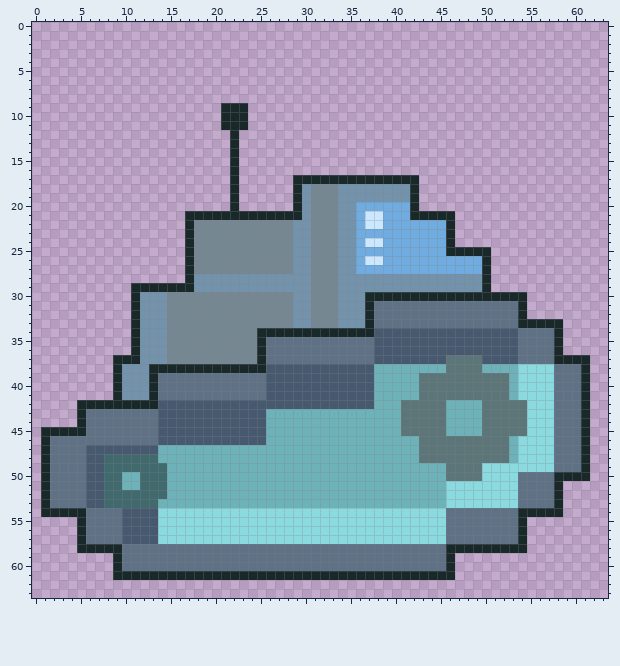
Edited in one commit: pixel-art sprite (assets/apparatus.png). The picture above is the old version.
The file is 64x64 pixels.
After:
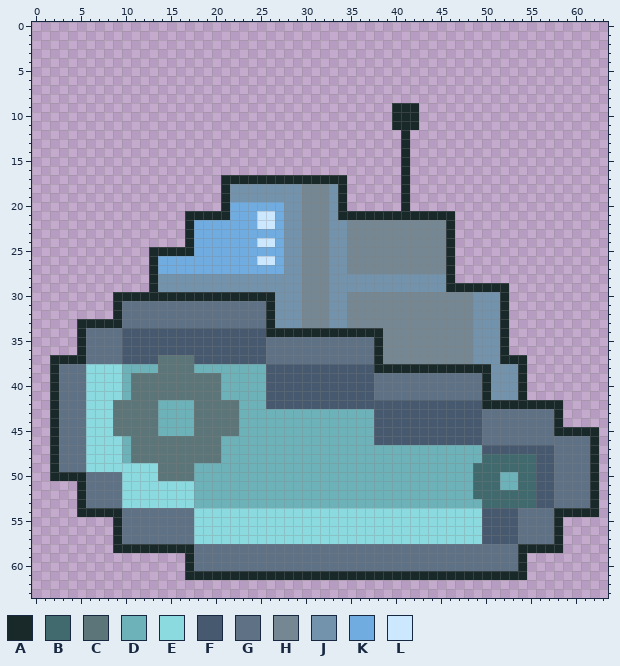
Palette (. is transparent): A #19292a  B #416a6e  C #5c7578  D #6db2b8  E #8bdae0  F #47596e  G #5f7185  H #758792  J #7392ac  K #70ace0  L #cce8ff
What changed:
Changed rows in their new state; - is an unchanged pixel.
first column x 1:
 9 --------------------...----------------AAA--------------------
10 --------------------...----------------AAA--------------------
11 --------------------...----------------AAA--------------------
12 ---------------------.------------------A---------------------
13 ---------------------.------------------A---------------------
14 ---------------------.------------------A---------------------
15 ---------------------.------------------A---------------------
16 ---------------------.------------------A---------------------
17 --------------------A-AAAAAA------......-.--------------------
18 --------------------AJJJJJJJJH--JA......A.--------------------
19 --------------------AJJJJJJJJH--JA......A.--------------------
20 --------------------AKKKKKKJJH--JA......A.--------------------
21 ---------------------KKKLLKJJH--JAAAAAAAA---------------------
22 -----------------KKKKKKKLLKJ-H--J-HHHHHHHHHHH-----------------
23 -----------------KKKKKKKKKKJ-H--J-HHHHHHHHHHH-----------------
24 -----------------KKKKKKKLLKJ-H--J-HHHHHHHHHHH-----------------
25 ------------AAAA-KKKKKKKKKKJ-H--J-HHHHHHHHHHH-....------------
26 ------------AKKKKKKKKKKKLLKJ-H--J-HHHHHHHHHHHA....------------
27 ------------AKKKKKKKKKKKKKKJ-H--J-HHHHHHHHHHHA....------------
28 ------------AJJJJ------------H--J------------A....------------
29 ----------..-JJJJ------------H--J------------AAAA-AA----------
30 --------AA-AAAAAAAAAAAAAAAJJ-H--J-HHHHHHHHHHHHHHJJJ-..--------
31 --------AGGGGGGGGGGGGGGGGAJJ-H--J-HHHHHHHHHHHHHHJJJA..--------
32 --------AGGGGGGGGGGGGGGGGAJJ-H--J-HHHHHHHHHHHHHHJJJA..--------
33 ----AAAAAGGGGGGGGGGGGGGGGAJJ-H--J-HHHHHHHHHHHHHHJJJA......----
34 ----AGGGGFFFFFFFFFFFFFFFF------------AHHHHHHHHHHJJJA......----
35 ----AGGGGFFFFFFFFFFFFFFFF------------AHHHHHHHHHHJJJA......----
36 ----AGGGGFFFFFFFFFFFFFFFF------------AHHHHHHHHHHJJJA......----
37 -AAAAGGGGFFFFCCCCFFFFFFFF------------AHHHHHHHHHHJJJAAA.......-
38 -AGGGEEEEDDDDCCCCDDDDDDDD------------AAAAAAAAAAAAAJJJA.......-
39 -AGGGEEEEDCCCCCCCCCCDDDDD------------GGGGGGGGGGGGAJJJA.......-
40 -AGGGEEEEDCCCCCCCCCCDDDDD------------GGGGGGGGGGGGAJJJA.......-
41 -AGGGEEEEDCCCCCCCCCCDDDDD------------GGGGGGGGGGGGAJJJA.......-
42 -AGGGEEECCCCCDDDDCCCCCDDD------------FFFFFFFFFFFFAAAAAAAAA...-
43 -AGGGEEECCCCCDDDDCCCCCDDD------------FFFFFFFFFFFFGGGGGGGGA...-
44 -AGGGEEECCCCCDDDDCCCCCDDD------------FFFFFFFFFFFFGGGGGGGGA...-
45 .-GGGEEECCCCCDDDDCCCCCDDD------------FFFFFFFFFFFFGGGGGGGGAAA-A
46 .A---EEEEDCCCCCCCCCCDDDDD------------FFFFFFFFFFFFGGGGGGGG---GA
47 .A---EEEEDCCCCCCCCCC----------------------DDDDDDDFFFFFFFF---GA
48 .A---EEEEDCCCCCCCCCC----------------------DDDDDDDBBBBBBFF---GA
49 .A---EEEEEEEECCCC----------------------------DDDBBBBBBBFF---GA
50 .AAAAGGGGEEEECCCC----------------------------DDDBBBDDBBFFGGGGA
51 ....AGGGGEEEEEEEE----------------------------DDDBBBDDBBFFGGGGA
52 ....AGGGGEEEEEEEE----------------------------DDDBBBBBBBFFGGGGA
53 ....AGGGGEEEEEEEE----------------------------DDDDBBBBBBFFGGGGA
54 ....-AAAAGGGGGGGG----------------------------EEEEFFFFGGGG-AAAA
55 ----....AGGGGGGGG----------------------------EEEEFFFFGGGGA----
56 ----....AGGGGGGGG----------------------------EEEEFFFFGGGGA----
57 ----....AGGGGGGGG----------------------------EEEEFFFFGGGGA----
58 ----....-AAAAAAAA----------------------------GGGGGGGG-AAAA----
59 --------........A----------------------------GGGGGGGGA--------
60 --------........A----------------------------GGGGGGGGA--------
61 --------........------------------------------AAAAAAAA--------
Pixel boxes of the changes (left, top, right, bottom) in both pictures:
changed: (41, 103, 599, 580)
